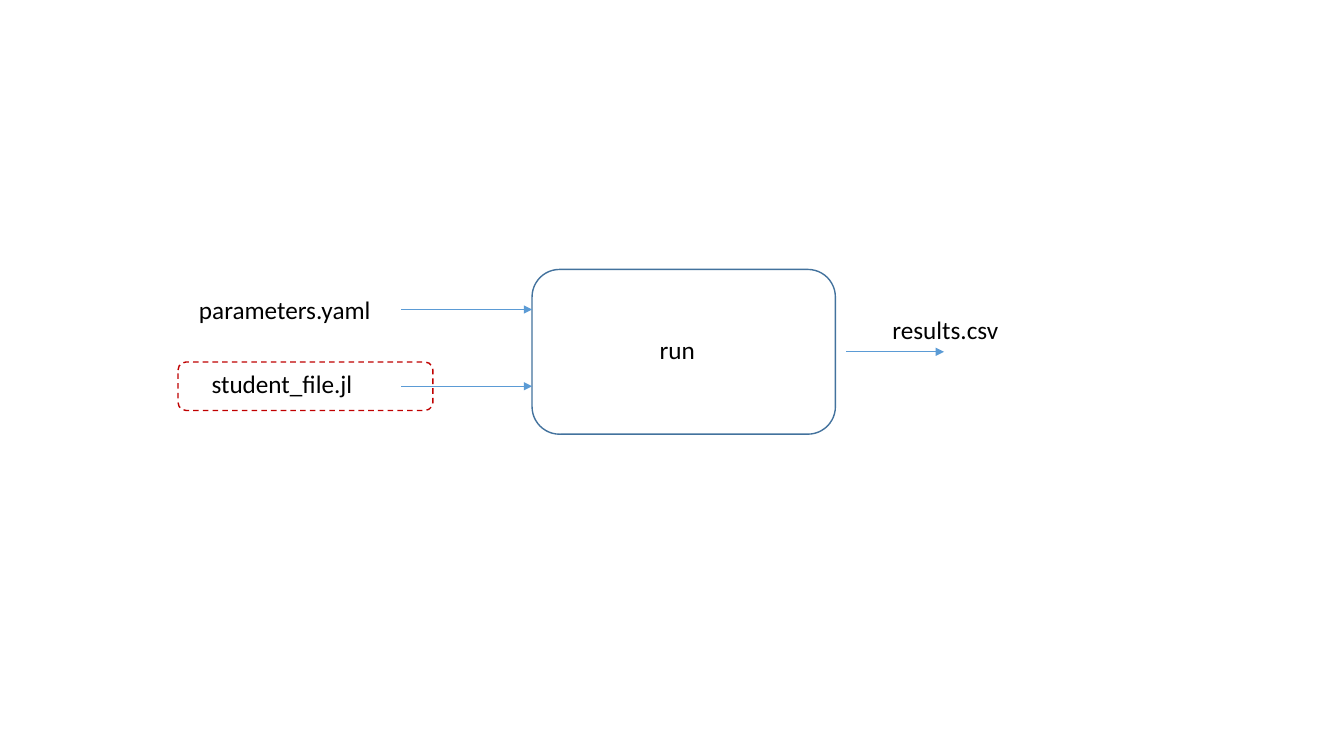
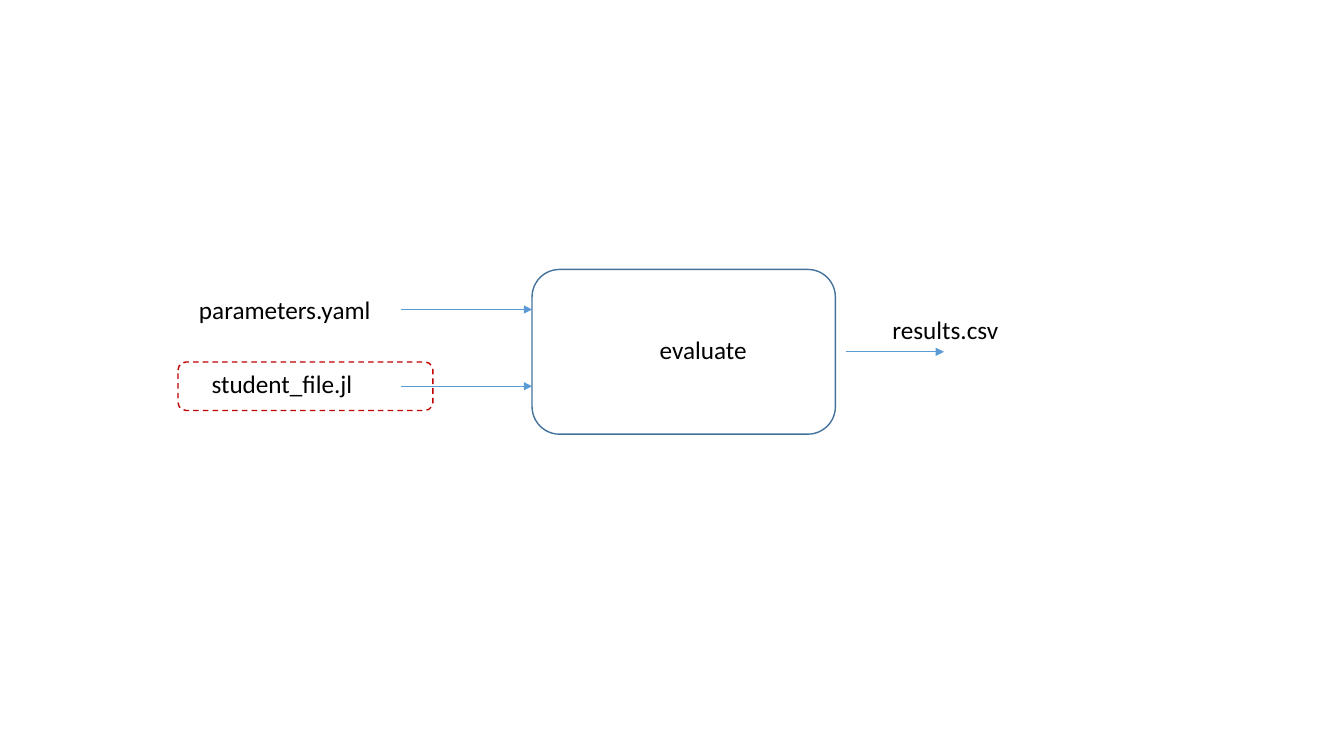
Before and after one commit to hradet/projet_long_n7, a slide deck: slide 1 of architecture_code.pptx. Drawn at 1344x756 pixels with LibreOffice and Linux fonts; fonts in the diff are those of the drawing. Boxes give left, top, right and bottom in pixels: in the first picture for what was removed or moved away, otherwise in the second. Text is boxed around its words. In the diff, an @@ line names an element or a change of style, - is before the commit and + after.

```diff
--- a/architecture_code.pptx
+++ b/architecture_code.pptx
@@ text at bbox=[660, 341, 747, 360]: text changed @@
-run
+evaluate
```
Also in this commit, not shown: 1 other slide changed.
